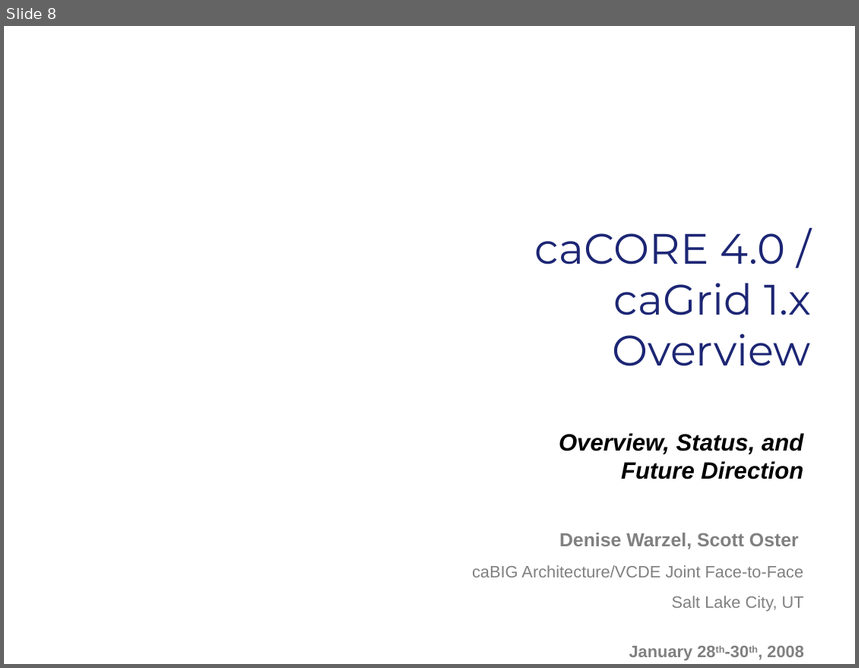
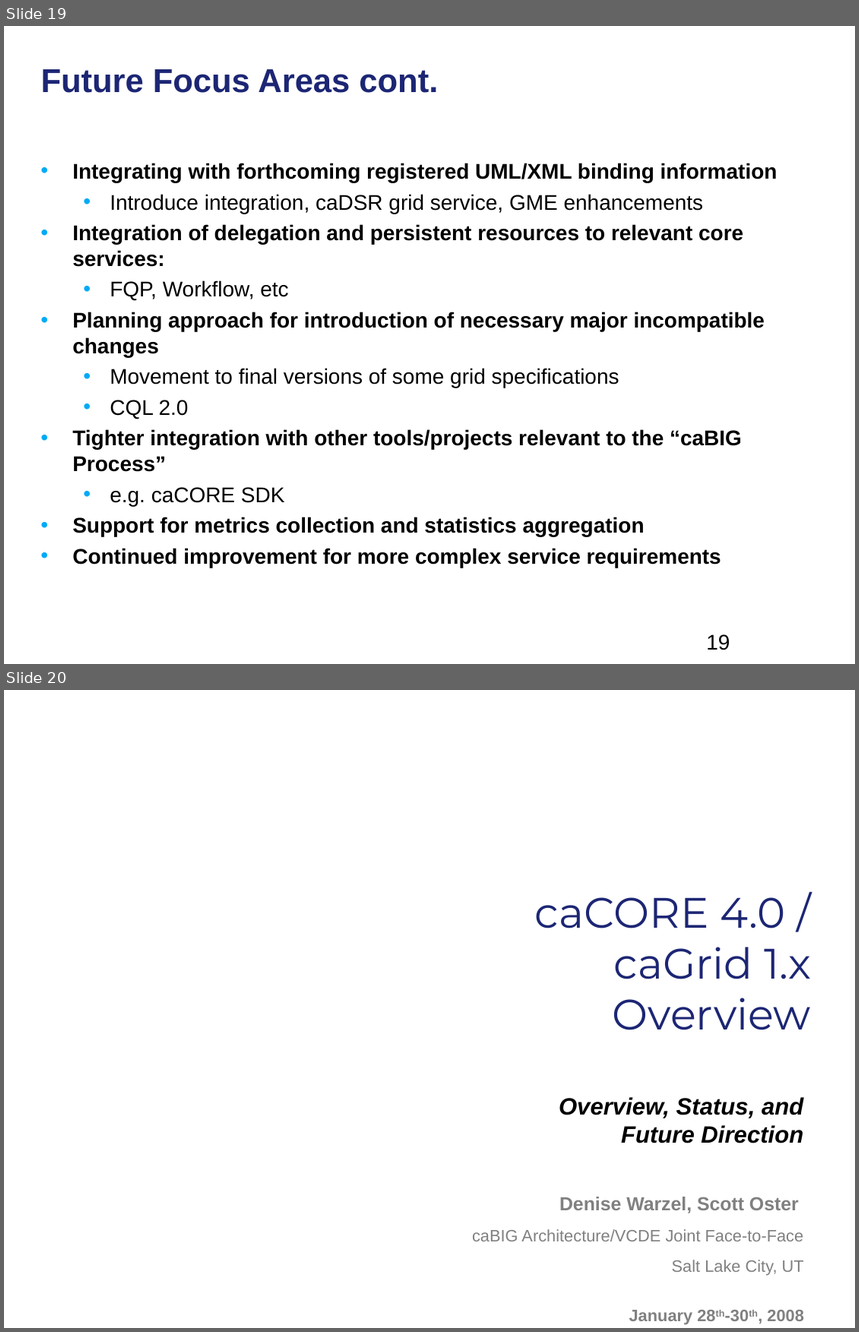
Before and after one commit to NCIP/cagrid-portal, a slide deck: cagrid-1-0/Documentation/presentations/200801_VCDE_ARCH/20080128_30_XCWS_F2F_Day2_caCORE_caGrid.ppt. Shown one above the other, each under a label of ours: slide 8 before the commit, slides 19 and 20 after it. The pictures are 859x668 and 859x1332 pixels, drawn with LibreOffice and Linux fonts; fonts in the diff are those of the drawing; background and template pictures are left out. Boxes give left, top, right and bottom in pixels: in the first picture for what was removed or moved away, otherwise in the second. Text is boxed around its words. In the diff, an @@ line names an element or a change of style, - is before the commit and + after.

```diff
--- a/cagrid-1-0/Documentation/presentations/200801_VCDE_ARCH/20080128_30_XCWS_F2F_Day2_caCORE_caGrid.ppt
+++ b/cagrid-1-0/Documentation/presentations/200801_VCDE_ARCH/20080128_30_XCWS_F2F_Day2_caCORE_caGrid.ppt
@@ slide 19 added at [4,26,855,664], background picture (left out) @@
@@ title added at [41,69,438,93], 28 pt, text #1C2674, bold @@
+Future Focus Areas cont.
@@ text added at [72,163,778,568], 18 pt, text #000000, bold @@
+• Integrating with forthcoming registered UML/XML binding information
+  • Introduce integration, caDSR grid service, GME enhancements
+• Integration of delegation and persistent resources to relevant core services:
+  • FQP, Workflow, etc
+• Planning approach for introduction of necessary major incompatible changes
+  • Movement to final versions of some grid specifications
+  • CQL 2.0
+• Tighter integration with other tools/projects relevant to the “caBIG Process”
+  • e.g. caCORE SDK
+• Support for metrics collection and statistics aggregation
+• Continued improvement for more complex service requirements
@@ page number added at [706,635,730,651], 18 pt, text #000000 @@
+19
@@ what was slide 8 is now slide 20 @@
```
Also in this commit, not shown: 1 slide changed, 15 other slides added, 1 slide removed.
